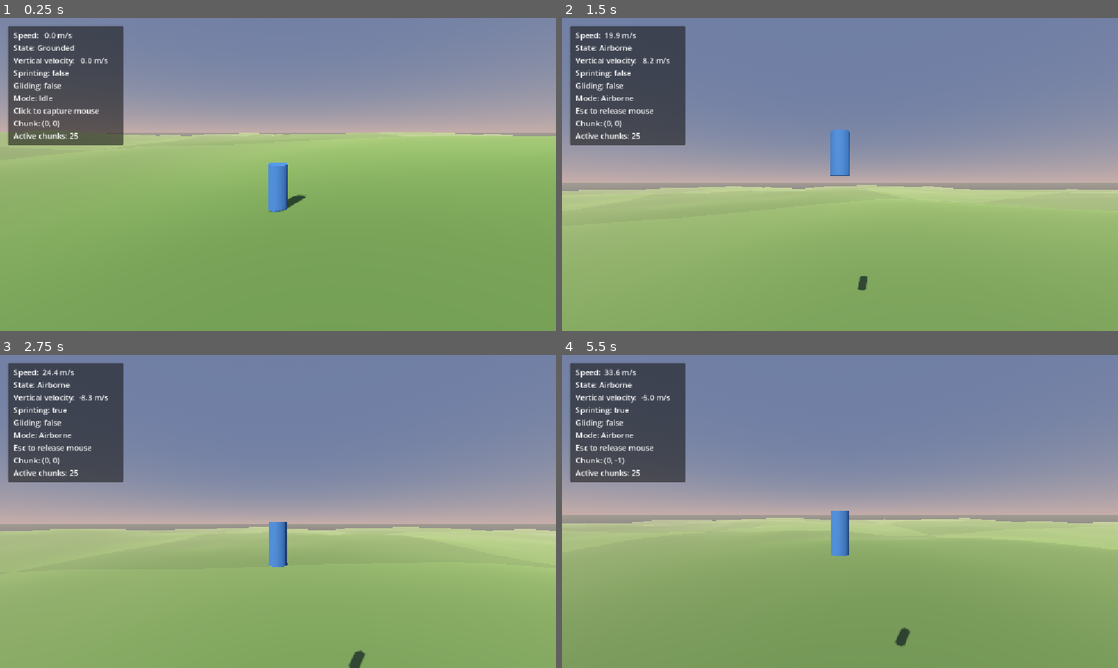
Above: before the commit, frames 1-4 (two rows, left to right).
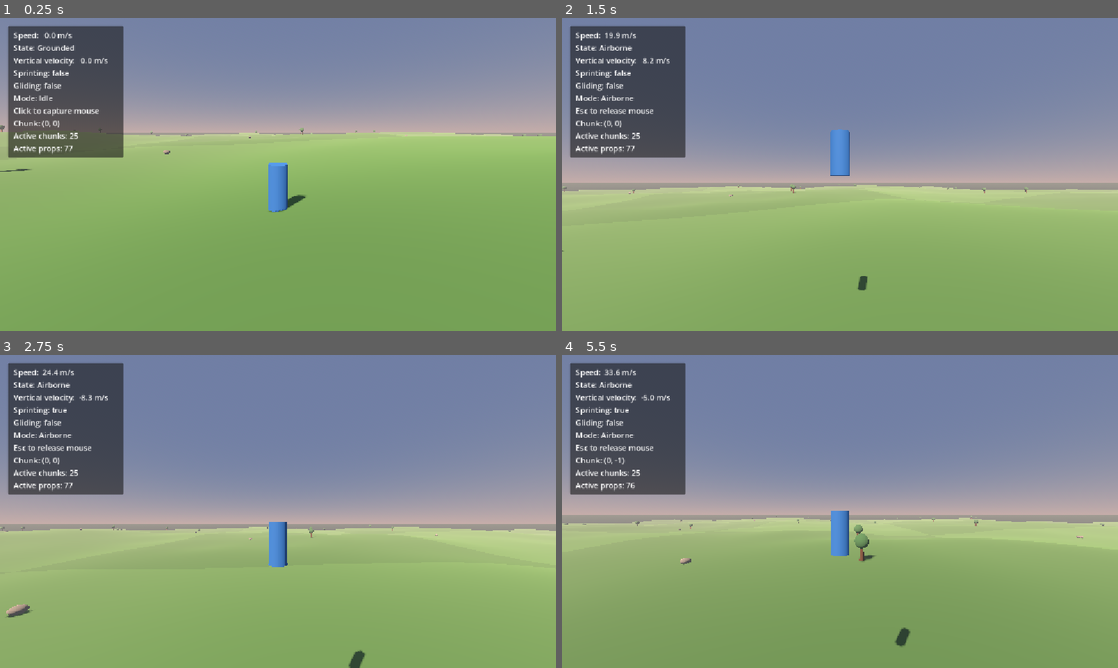
Above: after the commit, the same moments.

Repository: nimanimanima-rgb/DreamRunner
Game: Godot game, scene res://scenes/ProceduralTest.tscn
The game is run twice, just before and just after one commit, with the same random seed, the same clock (stepped at 60 frames per second) and the same inputs. This scene is started directly instead of the project's main scene.
Inputs (mouse positions are in pixels of both pictures, inside the frame that each line leads up to):
- Up to frame 1 (0.25 s): no input
- Up to frame 2 (1.5 s): tap Enter at 0.5 s; move the mouse to (812, 237) at 0.52 s; hold Shift (sprint) 0.53-1.28 s; hold W (move_forward) from 0.53 s (still down); click (812, 237) at 0.67 s; tap Space (jump) at 0.77 s; move the mouse to (878, 177) at 1.27 s; tap Shift (sprint) at 1.35 s; click (878, 177) at 1.42 s
- Up to frame 3 (2.75 s): keep holding W (move_forward); tap Space (jump) at 1.52 s; move the mouse to (233, 508) at 2.02 s; hold Shift (sprint) from 2.03 s (still down); click (233, 508) at 2.17 s
- Up to frame 4 (5.5 s): move the mouse to (845, 511) at 2.77 s; release W (move_forward) at 2.78 s; release Shift (sprint) at 2.78 s; hold A (move_left) 2.78-3.53 s; tap Shift (sprint) at 2.85, 4.35 s; click (845, 511) at 2.92 s; tap Space (jump) at 3.02, 3.77, 4.52 s; move the mouse to (817, 505) at 3.52 s; hold Shift (sprint) 3.53-4.28 s; hold W (move_forward) from 3.53 s (still down); click (817, 505) at 3.67 s; move the mouse to (867, 511) at 4.27 s; click (867, 511) at 4.42 s; move the mouse to (812, 511) at 5.02 s; hold Shift (sprint) from 5.03 s (still down); click (812, 511) at 5.17 s

The runs differ from the first frame. In frame 1, 0.9% of the frame differs, in the area x 0-98%, y 34-50%; in frame 2, 0.9%; in frame 3, 1.0%; in frame 4, 1.1%, in the area x 0-98%, y 40-68%.

Commit message:
Add procedural nature props

Diff:
--- a/scenes/ProceduralTest.tscn
+++ b/scenes/ProceduralTest.tscn
@@ -88,7 +88,7 @@
 offset_left = 16.0
 offset_top = 16.0
 offset_right = 256.0
-offset_bottom = 244.0
+offset_bottom = 268.0
 
 [node name="PanelContainer" type="PanelContainer" parent="DebugHUD/MarginContainer"]
 layout_mode = 2
@@ -102,4 +102,4 @@
 
 [node name="Readout" type="Label" parent="DebugHUD/MarginContainer/PanelContainer/MarginContainer"]
 layout_mode = 2
-text = "Speed: 0.0 m/s\nState: Airborne\nVertical velocity: 0.0 m/s\nSprinting: false\nGliding: false\nMode: Airborne\nClick to capture mouse\nChunk: (0, 0)\nActive chunks: 25"
+text = "Speed: 0.0 m/s\nState: Airborne\nVertical velocity: 0.0 m/s\nSprinting: false\nGliding: false\nMode: Airborne\nClick to capture mouse\nChunk: (0, 0)\nActive chunks: 25\nActive props: 0"
--- a/scripts/debug_hud.gd
+++ b/scripts/debug_hud.gd
@@ -26,9 +26,11 @@
 	if terrain_manager != null:
 		var chunk_coordinate = terrain_manager.call("get_current_chunk_coordinate")
 		var chunk_count = terrain_manager.call("get_active_chunk_count")
+		var prop_count = terrain_manager.call("get_active_prop_count")
 		terrain_text = (
 			"\nChunk: (%d, %d)\n" % [chunk_coordinate.x, chunk_coordinate.y]
-			+ "Active chunks: %d" % chunk_count
+			+ "Active chunks: %d\n" % chunk_count
+			+ "Active props: %d" % prop_count
 		)
 	var movement_mode := "Gliding" if gliding else "Airborne"
 	if player.is_on_floor():
--- a/scripts/terrain_chunk_manager.gd
+++ b/scripts/terrain_chunk_manager.gd
@@ -11,9 +11,22 @@
 @export var terrain_scale: float = 0.004
 @export var terrain_seed: int = 1337
 
+@export_group("Nature Props")
+@export_range(0, 8, 1) var trees_per_chunk: int = 2
+@export_range(0, 8, 1) var rocks_per_chunk: int = 1
+@export_range(0.0, 1.0, 0.01) var landmark_chance: float = 0.08
+@export var prop_seed: int = 4242
+@export var prop_border_margin: float = 14.0
+@export var minimum_prop_spacing: float = 12.0
+@export var spawn_clear_radius: float = 45.0
+
 @export_group("Placeholder Colors")
 @export var grass_color_a := Color(0.31, 0.48, 0.25)
 @export var grass_color_b := Color(0.28, 0.44, 0.23)
+@export var trunk_color := Color(0.35, 0.22, 0.13)
+@export var foliage_color := Color(0.24, 0.43, 0.25)
+@export var rock_color := Color(0.48, 0.46, 0.42)
+@export var landmark_color := Color(0.48, 0.36, 0.62)
 
 @onready var player: CharacterBody3D = get_node(player_path)
 
@@ -24,6 +37,21 @@
 var terrain_zero_offset: float = 0.0
 var material_a: StandardMaterial3D
 var material_b: StandardMaterial3D
+var trunk_material: StandardMaterial3D
+var foliage_material: StandardMaterial3D
+var rock_material: StandardMaterial3D
+var landmark_material: StandardMaterial3D
+
+var trunk_mesh: CylinderMesh
+var foliage_mesh: SphereMesh
+var rock_mesh: SphereMesh
+var landmark_mesh: BoxMesh
+var trunk_shape: CylinderShape3D
+var rock_shape: BoxShape3D
+var landmark_shape: BoxShape3D
+
+var chunk_prop_counts: Dictionary = {}
+var active_prop_count: int = 0
 
 
 func _ready() -> void:
@@ -52,6 +80,41 @@
 
 	material_a = create_grass_material(grass_color_a)
 	material_b = create_grass_material(grass_color_b)
+	trunk_material = create_grass_material(trunk_color)
+	foliage_material = create_grass_material(foliage_color)
+	rock_material = create_grass_material(rock_color)
+	landmark_material = create_grass_material(landmark_color)
+
+	trunk_mesh = CylinderMesh.new()
+	trunk_mesh.top_radius = 0.35
+	trunk_mesh.bottom_radius = 0.45
+	trunk_mesh.height = 3.5
+	trunk_mesh.radial_segments = 8
+
+	foliage_mesh = SphereMesh.new()
+	foliage_mesh.radius = 1.6
+	foliage_mesh.height = 3.2
+	foliage_mesh.radial_segments = 10
+	foliage_mesh.rings = 5
+
+	rock_mesh = SphereMesh.new()
+	rock_mesh.radius = 1.1
+	rock_mesh.height = 1.4
+	rock_mesh.radial_segments = 8
+	rock_mesh.rings = 4
+
+	landmark_mesh = BoxMesh.new()
+	landmark_mesh.size = Vector3(2.5, 9.0, 2.5)
+
+	trunk_shape = CylinderShape3D.new()
+	trunk_shape.radius = 0.4
+	trunk_shape.height = 3.2
+
+	rock_shape = BoxShape3D.new()
+	rock_shape.size = Vector3(1.8, 1.0, 1.8)
+
+	landmark_shape = BoxShape3D.new()
+	landmark_shape.size = Vector3(2.5, 9.0, 2.5)
 
 
 func create_grass_material(color: Color) -> StandardMaterial3D:
@@ -111,8 +174,160 @@
 	collision.shape = terrain_mesh.create_trimesh_shape()
 	chunk.add_child(collision)
 
+	var prop_count := create_chunk_props(chunk, coordinate)
+
 	add_child(chunk)
 	active_chunks[coordinate] = chunk
+	chunk_prop_counts[coordinate] = prop_count
+	active_prop_count += prop_count
+
+
+func create_chunk_props(chunk: StaticBody3D, coordinate: Vector2i) -> int:
+	var random := RandomNumberGenerator.new()
+	random.seed = get_chunk_prop_seed(coordinate)
+	var prop_count := 0
+	var placed_positions: Array[Vector2] = []
+
+	for tree_index in range(trees_per_chunk):
+		var tree_position := get_random_prop_position(random, coordinate, placed_positions)
+		if (
+			is_spawn_area_clear(coordinate, tree_position)
+			and is_prop_spacing_clear(tree_position, placed_positions)
+		):
+			create_tree(chunk, tree_position, tree_index)
+			placed_positions.append(Vector2(tree_position.x, tree_position.z))
+			prop_count += 1
+
+	for rock_index in range(rocks_per_chunk):
+		var rock_position := get_random_prop_position(random, coordinate, placed_positions)
+		if (
+			is_spawn_area_clear(coordinate, rock_position)
+			and is_prop_spacing_clear(rock_position, placed_positions)
+		):
+			create_rock(chunk, rock_position, rock_index, random)
+			placed_positions.append(Vector2(rock_position.x, rock_position.z))
+			prop_count += 1
+
+	if random.randf() < landmark_chance:
+		var landmark_position := get_random_prop_position(random, coordinate, placed_positions)
+		if (
+			is_spawn_area_clear(coordinate, landmark_position)
+			and is_prop_spacing_clear(landmark_position, placed_positions)
+		):
+			create_landmark(chunk, landmark_position)
+			placed_positions.append(Vector2(landmark_position.x, landmark_position.z))
+			prop_count += 1
+
+	return prop_count
+
+
+func get_chunk_prop_seed(coordinate: Vector2i) -> int:
+	var mixed_seed := prop_seed
+	mixed_seed ^= coordinate.x * 73856093
+	mixed_seed ^= coordinate.y * 19349663
+	return mixed_seed & 0x7fffffff
+
+
+func get_random_prop_position(
+	random: RandomNumberGenerator,
+	coordinate: Vector2i,
+	placed_positions: Array[Vector2]
+) -> Vector3:
+	var half_size := chunk_size * 0.5
+	var minimum := -half_size + prop_border_margin
+	var maximum := half_size - prop_border_margin
+	var candidate := Vector3.ZERO
+
+	for _attempt in range(8):
+		candidate.x = random.randf_range(minimum, maximum)
+		candidate.z = random.randf_range(minimum, maximum)
+		var world_x := coordinate.x * chunk_size + candidate.x
+		var world_z := coordinate.y * chunk_size + candidate.z
+		candidate.y = sample_height(world_x, world_z)
+		if is_spawn_area_clear(coordinate, candidate) and is_prop_spacing_clear(candidate, placed_positions):
+			return candidate
+
+	return candidate
+
+
+func is_spawn_area_clear(coordinate: Vector2i, local_position: Vector3) -> bool:
+	var world_x := coordinate.x * chunk_size + local_position.x
+	var world_z := coordinate.y * chunk_size + local_position.z
+	return Vector2(world_x, world_z).length() >= spawn_clear_radius
+
+
+func is_prop_spacing_clear(
+	local_position: Vector3,
+	placed_positions: Array[Vector2]
+) -> bool:
+	var candidate := Vector2(local_position.x, local_position.z)
+	for placed_position in placed_positions:
+		if candidate.distance_to(placed_position) < minimum_prop_spacing:
+			return false
+	return true
+
+
+func create_tree(chunk: StaticBody3D, base_position: Vector3, index: int) -> void:
+	var tree := Node3D.new()
+	tree.name = "Tree_%d" % index
+	tree.position = base_position
+
+	var trunk := MeshInstance3D.new()
+	trunk.name = "Trunk"
+	trunk.position = Vector3(0.0, 1.75, 0.0)
+	trunk.mesh = trunk_mesh
+	trunk.material_override = trunk_material
+	tree.add_child(trunk)
+
+	var foliage := MeshInstance3D.new()
+	foliage.name = "Foliage"
+	foliage.position = Vector3(0.0, 4.1, 0.0)
+	foliage.mesh = foliage_mesh
+	foliage.material_override = foliage_material
+	tree.add_child(foliage)
+	chunk.add_child(tree)
+
+	var collision := CollisionShape3D.new()
+	collision.name = "TreeCollision_%d" % index
+	collision.position = base_position + Vector3(0.0, 1.6, 0.0)
+	collision.shape = trunk_shape
+	chunk.add_child(collision)
+
+
+func create_rock(
+	chunk: StaticBody3D,
+	base_position: Vector3,
+	index: int,
+	random: RandomNumberGenerator
+) -> void:
+	var rock := MeshInstance3D.new()
+	rock.name = "Rock_%d" % index
+	rock.position = base_position + Vector3(0.0, 0.7, 0.0)
+	rock.rotation.y = random.randf_range(-PI, PI)
+	rock.mesh = rock_mesh
+	rock.material_override = rock_material
+	chunk.add_child(rock)
+
+	var collision := CollisionShape3D.new()
+	collision.name = "RockCollision_%d" % index
+	collision.position = base_position + Vector3(0.0, 0.5, 0.0)
+	collision.shape = rock_shape
+	chunk.add_child(collision)
+
+
+func create_landmark(chunk: StaticBody3D, base_position: Vector3) -> void:
+	var landmark := MeshInstance3D.new()
+	landmark.name = "Landmark"
+	landmark.position = base_position + Vector3(0.0, 4.5, 0.0)
+	landmark.mesh = landmark_mesh
+	landmark.material_override = landmark_material
+	chunk.add_child(landmark)
+
+	var collision := CollisionShape3D.new()
+	collision.name = "LandmarkCollision"
+	collision.position = base_position + Vector3(0.0, 4.5, 0.0)
+	collision.shape = landmark_shape
+	chunk.add_child(collision)
 
 
 func generate_chunk_mesh(coordinate: Vector2i) -> ArrayMesh:
@@ -201,6 +416,8 @@
 
 func remove_chunk(coordinate: Vector2i) -> void:
 	var chunk: StaticBody3D = active_chunks[coordinate]
+	active_prop_count -= chunk_prop_counts.get(coordinate, 0)
+	chunk_prop_counts.erase(coordinate)
 	active_chunks.erase(coordinate)
 	chunk.queue_free()
 
@@ -211,3 +428,7 @@
 
 func get_active_chunk_count() -> int:
 	return active_chunks.size()
+
+
+func get_active_prop_count() -> int:
+	return active_prop_count
